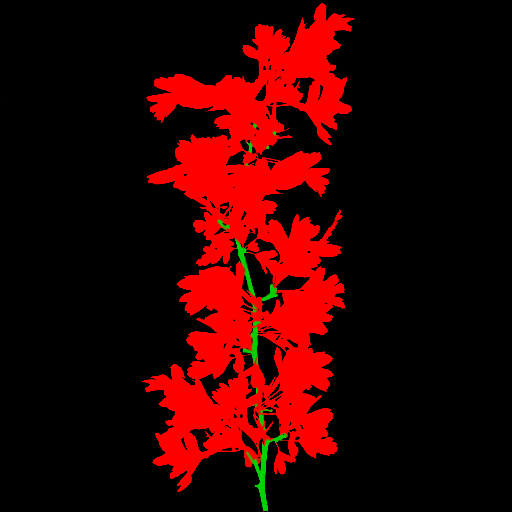
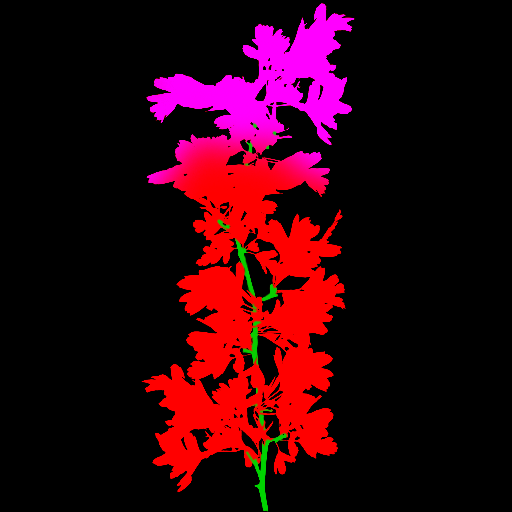
Layered file, before and after one edit (512px x 512px). Changes by layer:
painted on "Layer 1" over (146, 3, 355, 222)
